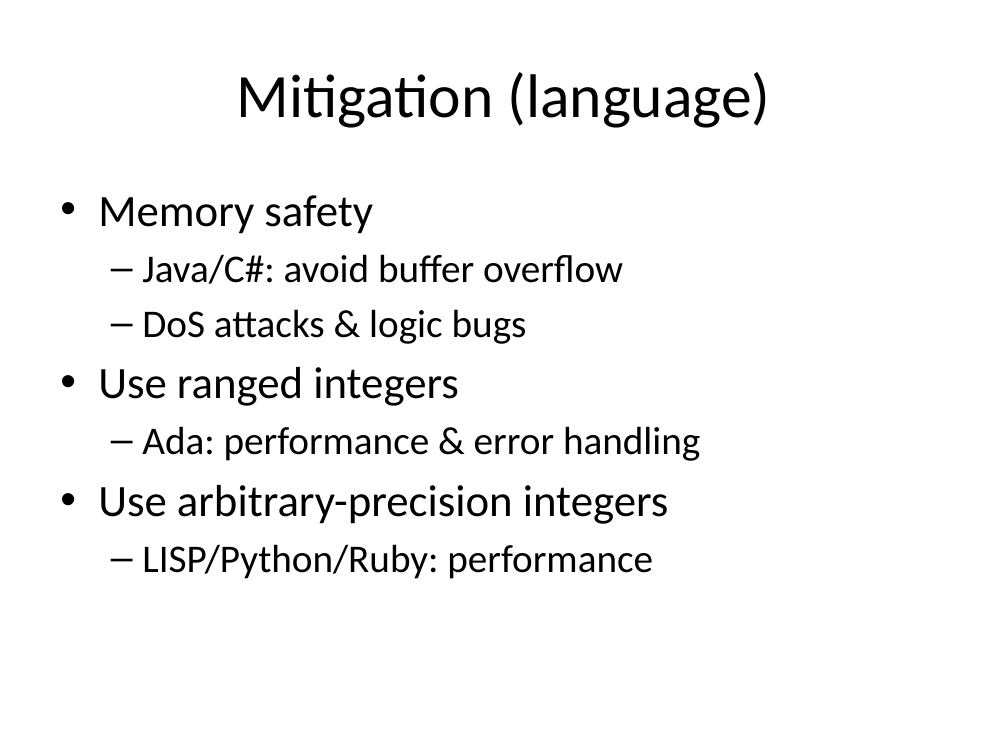
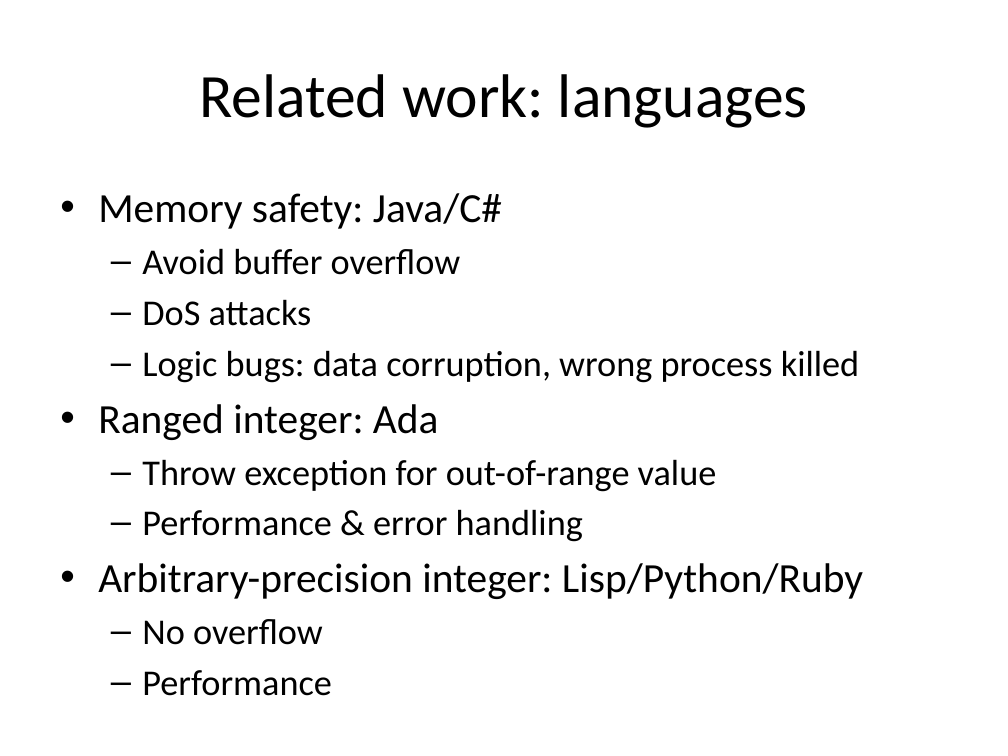
Before and after one commit to jiazhihao/6857, a slide deck: slide 31 of slides/kint.pptx (slide 32 before the commit). Drawn at 1008x756 pixels with LibreOffice and Linux fonts; fonts in the diff are those of the drawing. Boxes give left, top, right and bottom in pixels: in the first picture for what was removed or moved away, otherwise in the second. Text is boxed around its words. In the diff, an @@ line names an element or a change of style, - is before the commit and + after.

```diff
--- a/slides/kint.pptx
+++ b/slides/kint.pptx
@@ title at box(199, 74, 808, 128): text changed @@
-Mitigation (language)
+Related work: languages
@@ text at box(98, 193, 863, 645): text changed; size 28 to 25.9 pt @@
-• Memory safety
-  – Java/C#: avoid buffer overflow
-  – DoS attacks & logic bugs
-• Use ranged integers
-  – Ada: performance & error handling
-• Use arbitrary-precision integers
-  – LISP/Python/Ruby: performance
+• Memory safety: Java/C#
+  – Avoid buffer overflow
+  – DoS attacks
+  – Logic bugs: data corruption, wrong process killed
+• Ranged integer: Ada
+  – Throw exception for out-of-range value
+  – Performance & error handling
+• Arbitrary-precision integer: Lisp/Python/Ruby
+  – No overflow
+  – Performance
```
Also in this commit, not shown: 26 other slides changed, 1 slide removed.
